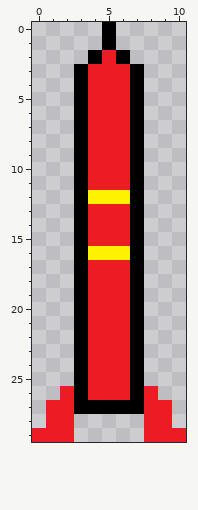
A pixel-art sprite gets an edit: resources/images/trackingmissle.png. Above, as it was before the edit.
The file is 11x30 pixels. Pixels under 10% opacity are left out.
Now the later version:
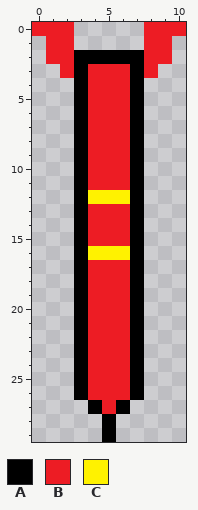
Palette (. is transparent): A #000000  B #ed1c24  C #fff200
Edits made:
Changed rows in their new state; - is an unchanged pixel.
first column x 0:
 0 BBB--.--BBB
 1 -BB--.--BB-
 2 -BBA-A-ABB-
 3 --B-----B--
first column x 0:
26 --.-----.--
27 -...-B-...-
28 -..--A--..-
29 ...--A--...
Pixel boxes of the changes (left, top, right, bottom) in both pictures:
changed: (32, 22, 186, 78)
changed: (32, 386, 186, 442)
